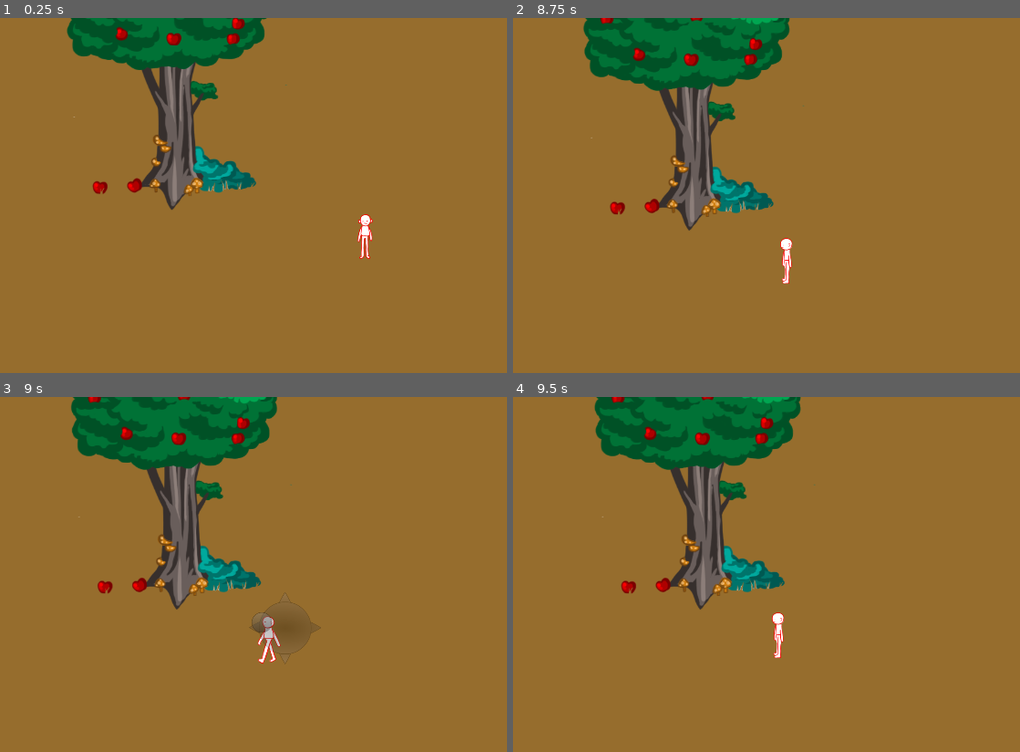
Above: before the commit, frames 1-4 (two rows, left to right).
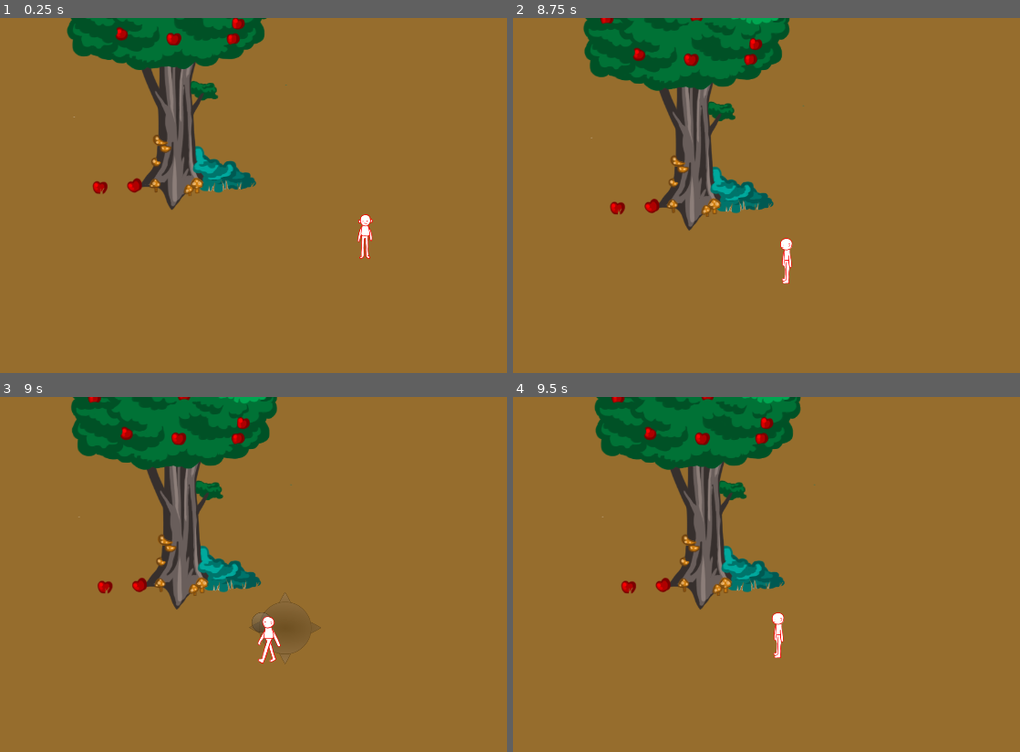
Above: after the commit, the same moments.

Repository: ArtronicsGame/Heroes
Game: Godot game, scene res://Scenes/Panel.tscn
Two runs of this game, one before a commit and one after it. Both use one fixed random seed, a clock stepped at 60 frames per second and the inputs below.
Inputs (mouse positions are in pixels of both pictures, inside the frame that each line leads up to):
- Up to frame 1 (0.25 s): no input
- Up to frame 2 (8.75 s): move the mouse to (842, 305) at 0.52 s; click (842, 305) at 0.67 s; drag from (outside the picture) to (878, 255) at 1.27 s; move the mouse to (660, 160) at 2.02 s; click (660, 160) at 2.17 s; tap Enter at 2.75, 5.75 s; drag from (913, 223) to (660, 160) at 2.77 s; move the mouse to (766, 120) at 3.52 s; click (766, 120) at 3.67 s; tap Space at 4.25, 7.25 s; drag from (outside the picture) to (837, 248) at 4.27 s; move the mouse to (731, 245) at 5.02 s; click (731, 245) at 5.17 s; drag from (949, 131) to (731, 245) at 5.77 s; move the mouse to (842, 305) at 6.52 s; click (842, 305) at 6.67 s; drag from (outside the picture) to (801, 262) at 7.27 s; move the mouse to (660, 160) at 8.02 s; click (660, 160) at 8.17 s
- Up to frame 3 (9 s): drag from (400, 602) to (147, 539) at 8.77 s
- Up to frame 4 (9.5 s): no input

Frames 1-2 are identical in both runs. In frame 3, 0.2% of the frame differs, in the area x 51-56%, y 61-72%; in frame 4, nothing differs.

Commit message:
Remove modules directory
It was an c++ module that not belongs here

Diff:
--- a/Scenes/Panel.tscn
+++ b/Scenes/Panel.tscn
@@ -2,9 +2,9 @@
 
 [ext_resource path="res://Scripts/Root.gd" type="Script" id=1]
 [ext_resource path="res://Sprits/tree.png" type="Texture" id=2]
-[ext_resource path="res://Scenes/UDPConnection.tscn" type="PackedScene" id=3]
-[ext_resource path="res://Scenes/MasterPlayer.tscn" type="PackedScene" id=4]
-[ext_resource path="res://Scenes/JoyStick.tscn" type="PackedScene" id=5]
+[ext_resource path="res://Scenes/JoyStick.tscn" type="PackedScene" id=3]
+[ext_resource path="res://Scenes/UDPConnection.tscn" type="PackedScene" id=4]
+[ext_resource path="res://Scenes/MasterPlayer.tscn" type="PackedScene" id=5]
 [ext_resource path="res://Scenes/Logic.tscn" type="PackedScene" id=6]
 
 [node name="Root" type="Node2D" index="0"]
@@ -22,19 +22,20 @@
 texture = ExtResource( 2 )
 _sections_unfolded = [ "Z Index" ]
 
-[node name="UDPConnention" parent="." index="1" instance=ExtResource( 3 )]
-
-[node name="Player" parent="." index="2" instance=ExtResource( 4 )]
-position = Vector2( 680, 0 )
-
-[node name="JoyStickBack" parent="." index="3" instance=ExtResource( 5 )]
+[node name="JoyStickBack" parent="." index="1" instance=ExtResource( 3 )]
 visible = false
 scale = Vector2( 0.7, 0.7 )
-_sections_unfolded = [ "Transform" ]
+z_index = -1
+_sections_unfolded = [ "Transform", "Z Index" ]
+
+[node name="UDPConnention" parent="." index="2" instance=ExtResource( 4 )]
+
+[node name="Player" parent="." index="3" instance=ExtResource( 5 )]
+position = Vector2( 680, 0 )
 
 [node name="Logic" parent="." index="4" instance=ExtResource( 6 )]
 
+[connection signal="on_joyStick_changed" from="JoyStickBack" to="Player" method="move"]
 [connection signal="on_message_received" from="UDPConnention" to="Logic" method="_on_message"]
 [connection signal="position_changed" from="Player" to="UDPConnention" method="_on_Player_position_changed"]
-[connection signal="on_joyStick_changed" from="JoyStickBack" to="Player" method="move"]
 [connection signal="change_pos" from="Logic" to="." method="_on_Logic_change_pos"]
--- a/modules/gdnet/test/test.gd
+++ /dev/null
@@ -1,61 +0,0 @@
-extends Node
-
-var client1 = null
-var client2 = null
-var peer1 = null
-var peer2 = null
-var server = null
-
-func _init():
-	var address = GDNetAddress.new()
-	address.set_host("localhost")
-	address.set_port(3000)
-
-	server = GDNetHost.new()
-	server.bind(address)
-
-	client1 = GDNetHost.new()
-	client1.bind()
-	peer1 = client1.host_connect(address)
-
-	client2 = GDNetHost.new()
-	client2.bind()
-	peer2 = client2.host_connect(address)
-
-func _process(delta):
-	if (client1.is_event_available()):
-		var event = client1.get_event()
-
-		if (event.get_event_type() == GDNetEvent.CONNECT):
-			print("Client1 connected")
-			peer1.send_var("Hello from client 1", 0)
-
-		if (event.get_event_type() == GDNetEvent.RECEIVE):
-			print(event.get_var())
-
-	if (client2.is_event_available()):
-		var event = client2.get_event()
-
-		if (event.get_event_type() == GDNetEvent.CONNECT):
-			print("Client2 connected")
-			peer2.send_var("Hello from client 2", 0)
-
-		if (event.get_event_type() == GDNetEvent.RECEIVE):
-			print(event.get_var())
-			peer1.peer_disconnect()
-
-	if (server.is_event_available()):
-		var event = server.get_event()
-
-		if (event.get_event_type() == GDNetEvent.CONNECT):
-			var peer = server.get_peer(event.get_peer_id())
-			var address = peer.get_address();
-			print("Peer connected from ", address.get_host(), ":", address.get_port())
-			peer.send_var(str("Hello from server to peer ", event.get_peer_id()), 0)
-
-		elif (event.get_event_type() == GDNetEvent.RECEIVE):
-			print(event.get_var())
-			server.broadcast_var("Server broadcast", 0)
-
-		elif (event.get_event_type() == GDNetEvent.DISCONNECT):
-			print("Peer ", event.get_peer_id(), " disconnected")
Not shown, removed: modules/gdnet/penet/LICENSE.txt
Not shown, removed: modules/gdnet/.gitignore
Not shown, removed: modules/gdnet/LICENSE.md
Not shown, removed: modules/gdnet/README.md
Not shown, removed: modules/gdnet/SCsub
Not shown, removed: modules/gdnet/config.py
Not shown, removed: modules/gdnet/gdnet_address.cpp
Not shown, removed: modules/gdnet/gdnet_address.h
Not shown, removed: modules/gdnet/gdnet_event.cpp
Not shown, removed: modules/gdnet/gdnet_event.h
Not shown, removed: modules/gdnet/gdnet_host.cpp
Not shown, removed: modules/gdnet/gdnet_host.h
(and 26 more such lines)
